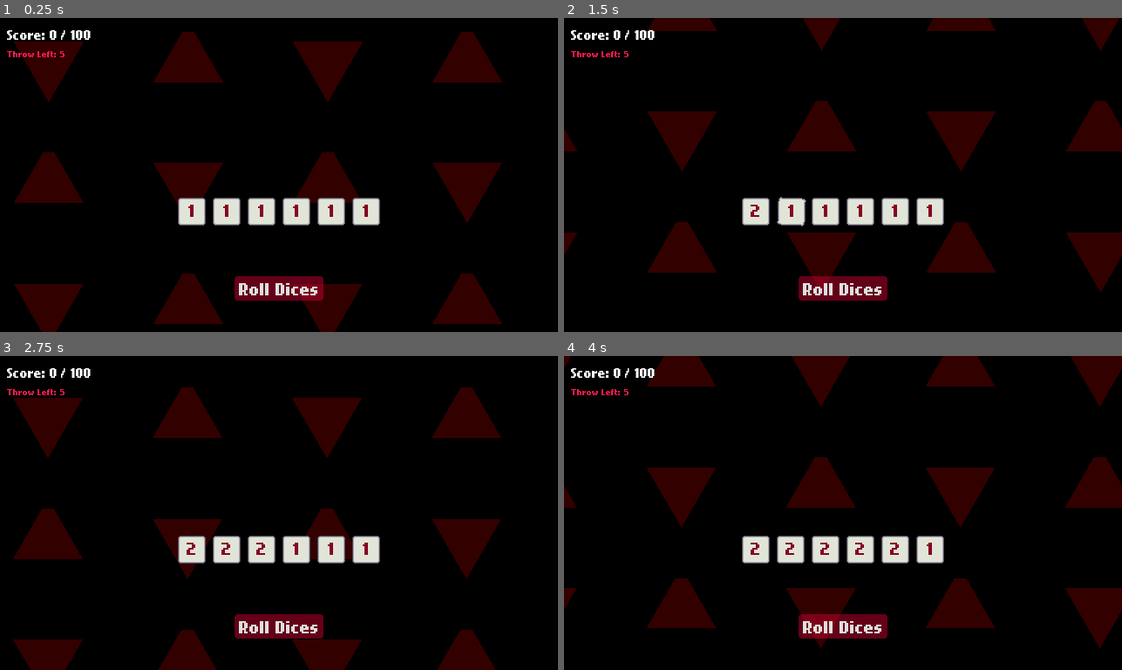
Above: before the commit, frames 1-4 (two rows, left to right).
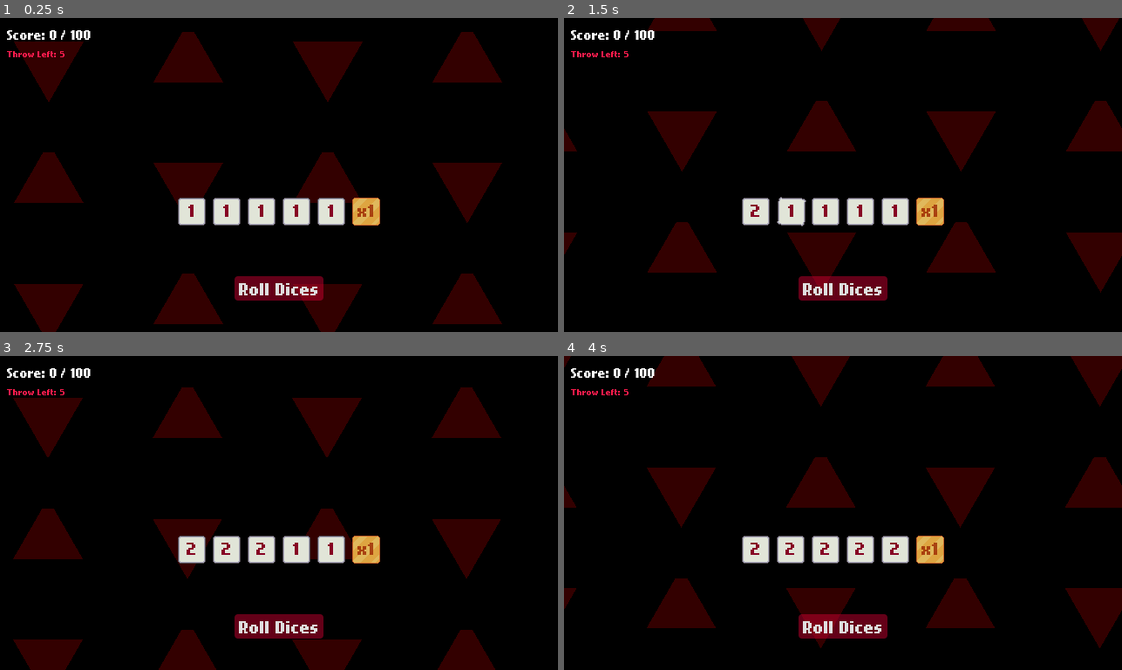
Above: after the commit, the same moments.

Repository: Neo-Ciber94/hell_dice_prototype
Game: Godot game, scene res://common/board/board.tscn
Two runs of this game, one before a commit and one after it. Both use one fixed random seed, a clock stepped at 60 frames per second and the inputs below.
Inputs (mouse positions are in pixels of both pictures, inside the frame that each line leads up to):
- Up to frame 1 (0.25 s): no input
- Up to frame 2 (1.5 s): click (753, 212) at 0.5 s; click (792, 212) at 1.25 s
- Up to frame 3 (2.75 s): click (262, 550) at 2 s
- Up to frame 4 (4 s): click (859, 550) at 2.75 s; click (893, 550) at 3.5 s

The runs differ from the first frame. In frame 1, 0.4% of the frame differs, in the area x 63-69%, y 57-67%; in frame 2, 0.4%; in frame 3, 0.4%; in frame 4, 0.4%.

Commit message:
refactor

Diff:
--- a/common/board/board.tscn
+++ b/common/board/board.tscn
@@ -1,41 +1,84 @@
-[gd_scene load_steps=15 format=3 uid="uid://br52iykcd2vob"]
+[gd_scene load_steps=23 format=3 uid="uid://br52iykcd2vob"]
 
 [ext_resource type="PackedScene" uid="uid://ynjdjcukvk4c" path="res://common/dice/dice.tscn" id="1_con10"]
 [ext_resource type="Script" uid="uid://dd1d45l7ej470" path="res://common/board/board.gd" id="1_qo330"]
 [ext_resource type="PackedScene" uid="uid://ee5cl2bv8w0d" path="res://common/backgrounds/background.tscn" id="2_gfbbj"]
 [ext_resource type="Script" uid="uid://c3x0hnkjatabx" path="res://common/dice/types/regular_dice.gd" id="3_sodj2"]
+[ext_resource type="Texture2D" uid="uid://bn06wbr3vqiie" path="res://common/dice/art/dices.png" id="4_2hp0k"]
 [ext_resource type="PackedScene" uid="uid://cjluvk3eo44bo" path="res://common/screens/game_over/game_over_screen.tscn" id="5_87ad3"]
 [ext_resource type="PackedScene" uid="uid://dh2lwt5tyi7q2" path="res://common/screens/win_screen/win_screen.tscn" id="6_7mm28"]
-
-[sub_resource type="Resource" id="Resource_7mm28"]
-script = ExtResource("3_sodj2")
-dice_text_color = null
-metadata/_custom_type_script = "uid://c3x0hnkjatabx"
-
-[sub_resource type="Resource" id="Resource_2uu5o"]
-script = ExtResource("3_sodj2")
-dice_text_color = null
-metadata/_custom_type_script = "uid://c3x0hnkjatabx"
-
-[sub_resource type="Resource" id="Resource_2hp0k"]
-script = ExtResource("3_sodj2")
-dice_text_color = null
-metadata/_custom_type_script = "uid://c3x0hnkjatabx"
+[ext_resource type="Script" uid="uid://dcqs73b6mvxck" path="res://common/dice/types/golden_dice.gd" id="6_axvh3"]
+
+[sub_resource type="AtlasTexture" id="AtlasTexture_2hp0k"]
+atlas = ExtResource("4_2hp0k")
+region = Rect2(0, 0, 32, 32)
 
 [sub_resource type="Resource" id="Resource_axvh3"]
-script = ExtResource("3_sodj2")
-dice_text_color = null
-metadata/_custom_type_script = "uid://c3x0hnkjatabx"
-
-[sub_resource type="Resource" id="Resource_qmv3x"]
-script = ExtResource("3_sodj2")
-dice_text_color = null
-metadata/_custom_type_script = "uid://c3x0hnkjatabx"
+resource_local_to_scene = true
+script = ExtResource("3_sodj2")
+dice_name = "Regular Dice"
+dice_texture = SubResource("AtlasTexture_2hp0k")
+dice_text_color = Color(0.5247766, 0.009047486, 0.1367926, 1)
+metadata/_custom_type_script = "uid://c3x0hnkjatabx"
+
+[sub_resource type="AtlasTexture" id="AtlasTexture_qmv3x"]
+atlas = ExtResource("4_2hp0k")
+region = Rect2(0, 0, 32, 32)
 
 [sub_resource type="Resource" id="Resource_a2o8v"]
-script = ExtResource("3_sodj2")
-dice_text_color = null
-metadata/_custom_type_script = "uid://c3x0hnkjatabx"
+resource_local_to_scene = true
+script = ExtResource("3_sodj2")
+dice_name = "Regular Dice"
+dice_texture = SubResource("AtlasTexture_qmv3x")
+dice_text_color = Color(0.5247766, 0.009047486, 0.1367926, 1)
+metadata/_custom_type_script = "uid://c3x0hnkjatabx"
+
+[sub_resource type="AtlasTexture" id="AtlasTexture_kac7v"]
+atlas = ExtResource("4_2hp0k")
+region = Rect2(0, 0, 32, 32)
+
+[sub_resource type="Resource" id="Resource_3mkyq"]
+resource_local_to_scene = true
+script = ExtResource("3_sodj2")
+dice_name = "Regular Dice"
+dice_texture = SubResource("AtlasTexture_kac7v")
+dice_text_color = Color(0.5247766, 0.009047486, 0.1367926, 1)
+metadata/_custom_type_script = "uid://c3x0hnkjatabx"
+
+[sub_resource type="AtlasTexture" id="AtlasTexture_xmsvx"]
+atlas = ExtResource("4_2hp0k")
+region = Rect2(0, 0, 32, 32)
+
+[sub_resource type="Resource" id="Resource_fu3as"]
+resource_local_to_scene = true
+script = ExtResource("3_sodj2")
+dice_name = "Regular Dice"
+dice_texture = SubResource("AtlasTexture_xmsvx")
+dice_text_color = Color(0.5247766, 0.009047486, 0.1367926, 1)
+metadata/_custom_type_script = "uid://c3x0hnkjatabx"
+
+[sub_resource type="AtlasTexture" id="AtlasTexture_7hws1"]
+atlas = ExtResource("4_2hp0k")
+region = Rect2(0, 0, 32, 32)
+
+[sub_resource type="Resource" id="Resource_laywn"]
+resource_local_to_scene = true
+script = ExtResource("3_sodj2")
+dice_name = "Regular Dice"
+dice_texture = SubResource("AtlasTexture_7hws1")
+dice_text_color = Color(0.5247766, 0.009047486, 0.1367926, 1)
+metadata/_custom_type_script = "uid://c3x0hnkjatabx"
+
+[sub_resource type="AtlasTexture" id="AtlasTexture_30y31"]
+atlas = ExtResource("4_2hp0k")
+region = Rect2(32, 0, 32, 32)
+
+[sub_resource type="Resource" id="Resource_xfj07"]
+script = ExtResource("6_axvh3")
+dice_name = "Golden Dice"
+dice_texture = SubResource("AtlasTexture_30y31")
+dice_text_color = Color(0.6080301, 0.14733289, 0, 0.8)
+metadata/_custom_type_script = "uid://dcqs73b6mvxck"
 
 [sub_resource type="StyleBoxFlat" id="StyleBoxFlat_gfbbj"]
 bg_color = Color(0.78818816, 0, 0.1897483, 0.5)
@@ -151,27 +194,27 @@
 
 [node name="Dice" parent="MarginContainer/VBoxContainer/CenterContainer/DiceContainer" instance=ExtResource("1_con10")]
 layout_mode = 2
-behaviur = SubResource("Resource_7mm28")
+behaviour = SubResource("Resource_axvh3")
 
 [node name="Dice2" parent="MarginContainer/VBoxContainer/CenterContainer/DiceContainer" instance=ExtResource("1_con10")]
 layout_mode = 2
-behaviur = SubResource("Resource_2uu5o")
+behaviour = SubResource("Resource_a2o8v")
 
 [node name="Dice3" parent="MarginContainer/VBoxContainer/CenterContainer/DiceContainer" instance=ExtResource("1_con10")]
 layout_mode = 2
-behaviur = SubResource("Resource_2hp0k")
+behaviour = SubResource("Resource_3mkyq")
 
 [node name="Dice4" parent="MarginContainer/VBoxContainer/CenterContainer/DiceContainer" instance=ExtResource("1_con10")]
 layout_mode = 2
-behaviur = SubResource("Resource_axvh3")
+behaviour = SubResource("Resource_fu3as")
 
 [node name="Dice5" parent="MarginContainer/VBoxContainer/CenterContainer/DiceContainer" instance=ExtResource("1_con10")]
 layout_mode = 2
-behaviur = SubResource("Resource_qmv3x")
+behaviour = SubResource("Resource_laywn")
 
 [node name="Dice6" parent="MarginContainer/VBoxContainer/CenterContainer/DiceContainer" instance=ExtResource("1_con10")]
 layout_mode = 2
-behaviur = SubResource("Resource_a2o8v")
+behaviour = SubResource("Resource_xfj07")
 
 [node name="MarginContainer" type="MarginContainer" parent="MarginContainer/VBoxContainer"]
 layout_mode = 2
--- a/common/dice/dice.gd
+++ b/common/dice/dice.gd
@@ -4,10 +4,14 @@
 
 signal on_finished()
 
-@onready var container: Control = $Container
+@onready var container: TextureRect = $Container
 @onready var value_label: Label = $Container/ValueLabel
 
-@export var behaviur: DiceBehaviour;
+@export var behaviour: DiceBehaviour:
+	set(value):
+		behaviour = value;
+		_prepare()
+
 @export var duration: float = 1.0;
 
 @export_group("Animations")
@@ -17,14 +21,19 @@
 var _side_index: int = 0;
 
 func _ready() -> void:
-	behaviur = behaviur.duplicate(true)
+	behaviour = behaviour.duplicate(true)
 	pressed.connect(_on_dice_pressed)
+	_prepare()
 
-	if not Engine.is_editor_hint():
-		var sides = behaviur.get_dice_sides();
-		_set_side(sides.front())
+func _prepare() -> void:
+	if behaviour == null || container == null:
+		return;
 
-		value_label.add_theme_color_override("font_color", behaviur.dice_text_color)
+	var sides = behaviour.get_dice_sides();
+	_set_side(sides.front())
+
+	container.texture = behaviour.dice_texture;
+	value_label.add_theme_color_override("font_color", behaviour.dice_text_color)
 
 func _set_side(side: DiceSide, animate: bool = false) -> void:
 	if animate:
@@ -38,16 +47,16 @@
 	if _had_rolled:
 		return;
 
-	var sides = behaviur.get_dice_sides();
+	var sides = behaviour.get_dice_sides();
 	_side_index = (_side_index + 1) % sides.size()
 	var side = sides.get(_side_index)
 	_set_side(side, true)
 
 func roll_dice(rng: RNG) -> void:
 	_had_rolled = true;
-	behaviur.roll_dice(rng)
+	behaviour.roll_dice(rng)
 
-	var sides = behaviur.get_dice_sides_with_selected_as_last()
+	var sides = behaviour.get_dice_sides_with_selected_as_last()
 	var anim_duration = duration / sides.size()
 
 	for idx in sides.size():
@@ -59,7 +68,7 @@
 	on_finished.emit()
 
 func get_dice_value() -> int:
-	return behaviur.get_dice_value()
+	return behaviour.get_dice_value()
 
 func _animate_roll(dice_index: int, is_last: bool, anim_duration: float) -> void:
 	var tween = create_tween()
--- a/common/dice/dice.tscn
+++ b/common/dice/dice.tscn
@@ -1,15 +1,9 @@
-[gd_scene load_steps=7 format=3 uid="uid://ynjdjcukvk4c"]
+[gd_scene load_steps=5 format=3 uid="uid://ynjdjcukvk4c"]
 
 [ext_resource type="Script" uid="uid://d1ipy6j6whcel" path="res://common/dice/dice.gd" id="1_fbg6l"]
-[ext_resource type="Script" uid="uid://c3x0hnkjatabx" path="res://common/dice/types/regular_dice.gd" id="2_7slir"]
 [ext_resource type="Texture2D" uid="uid://bn06wbr3vqiie" path="res://common/dice/art/dices.png" id="3_lcp15"]
 
 [sub_resource type="StyleBoxEmpty" id="StyleBoxEmpty_lcp15"]
-
-[sub_resource type="Resource" id="Resource_lcp15"]
-script = ExtResource("2_7slir")
-dice_text_color = null
-metadata/_custom_type_script = "uid://c3x0hnkjatabx"
 
 [sub_resource type="AtlasTexture" id="AtlasTexture_w33to"]
 atlas = ExtResource("3_lcp15")
@@ -27,7 +21,6 @@
 theme_override_styles/disabled = SubResource("StyleBoxEmpty_lcp15")
 theme_override_styles/focus = SubResource("StyleBoxEmpty_lcp15")
 script = ExtResource("1_fbg6l")
-behaviur = SubResource("Resource_lcp15")
 duration = 0.5
 
 [node name="Container" type="TextureRect" parent="."]
--- /dev/null
+++ b/common/dice/types/golden_dice.gd
@@ -0,0 +1,26 @@
+@tool
+class_name GoldenDice extends DiceBehaviour
+
+@export var multipliers = [1, 2, 3, 4, 5, 6]
+
+var _value: int = 0;
+
+func roll_dice(rng: RNG) -> void:
+	if multipliers.is_empty():
+		return;
+
+	_value = rng.pick_random(multipliers)
+
+func get_dice_value() -> int:
+	return _value;
+
+func get_dice_order() -> Order:
+	return Order.LAST
+
+func get_dice_sides() -> Array[DiceSide]:
+	var sides: Array[DiceSide] = []
+
+	for value in multipliers:
+		sides.push_back(DiceSide.new(value, "x%s" % value))
+
+	return sides;
--- /dev/null
+++ b/common/dice/types/golden_dice.tres
@@ -0,0 +1,15 @@
+[gd_resource type="Resource" script_class="GoldenDice" load_steps=4 format=3 uid="uid://67igom24nxvx"]
+
+[ext_resource type="Script" uid="uid://dcqs73b6mvxck" path="res://common/dice/types/golden_dice.gd" id="1_40j1t"]
+[ext_resource type="Texture2D" uid="uid://bn06wbr3vqiie" path="res://common/dice/art/dices.png" id="1_lx678"]
+
+[sub_resource type="AtlasTexture" id="AtlasTexture_svx46"]
+atlas = ExtResource("1_lx678")
+region = Rect2(32, 0, 32, 32)
+
+[resource]
+script = ExtResource("1_40j1t")
+dice_name = "Golden Dice"
+dice_texture = SubResource("AtlasTexture_svx46")
+dice_text_color = Color(0.6080301, 0.14733289, 0, 0.8)
+metadata/_custom_type_script = "uid://dcqs73b6mvxck"
--- a/common/dice/types/regular_dice.tres
+++ b/common/dice/types/regular_dice.tres
@@ -1,10 +1,16 @@
-[gd_resource type="Resource" script_class="RegularDice" load_steps=2 format=3 uid="uid://q266l778bqyl"]
+[gd_resource type="Resource" script_class="RegularDice" load_steps=4 format=3 uid="uid://q266l778bqyl"]
 
 [ext_resource type="Script" uid="uid://c3x0hnkjatabx" path="res://common/dice/types/regular_dice.gd" id="1_0rvsm"]
+[ext_resource type="Texture2D" uid="uid://bn06wbr3vqiie" path="res://common/dice/art/dices.png" id="1_vfaj4"]
+
+[sub_resource type="AtlasTexture" id="AtlasTexture_xvm70"]
+atlas = ExtResource("1_vfaj4")
+region = Rect2(0, 0, 32, 32)
 
 [resource]
 resource_local_to_scene = true
 script = ExtResource("1_0rvsm")
 dice_name = "Regular Dice"
+dice_texture = SubResource("AtlasTexture_xvm70")
 dice_text_color = Color(0.5247766, 0.009047486, 0.1367926, 1)
 metadata/_custom_type_script = "uid://c3x0hnkjatabx"
Not shown, added: common/dice/types/golden_dice.gd.uid
